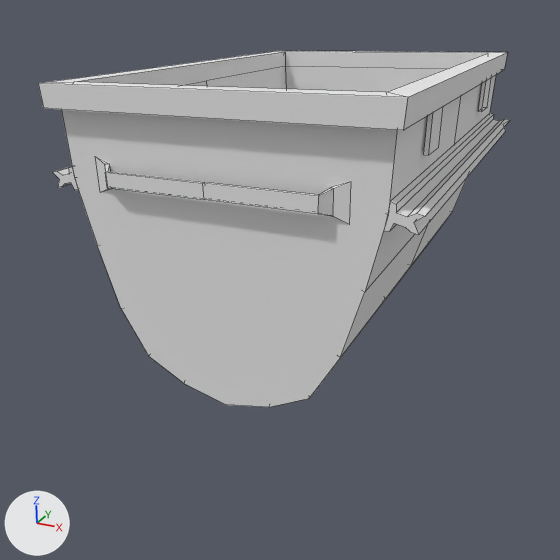
The Blender file oldgoldmine-scene/Cart/cart_iron_gameReady.blend: old version first, new version second.
Rendered twice from the file's camera 'Camera'. The lights are fixed; the arrows at lower left show +X, +Y and +Z. Mesh edges are drawn as thin lines.

The scene before the commit, as lines of its bpy script (objects in view):
```python
mat_material = diffuse_material('Material')
mat_material.base_color = (0.8, 0.8, 0.8)  # white #e7e7e7
me_body_010 = bpy.data.meshes.new('Body.010')
me_body_010.from_pydata(...)  # 226 vertices, 209 faces, 1 loose edge; spans x -1.46..1.46, y -1.38..1.04, z -1.93..1.93
me_body_010.materials.append(mat_material)  # white #e7e7e7
ob_body_001 = bpy.data.objects.new('Body.001', me_body_010)
ob_body_001.location = (0.0, 0.0, 0.75)
ob_body_001.rotation_euler = (1.571, 0.0, 0.0)  # degrees (90, 0, 0)
```
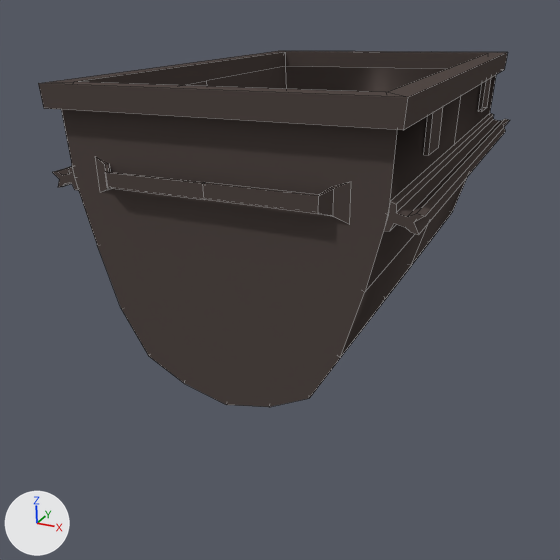
Diff of the bpy script that builds the scene:
```diff
--- a/oldgoldmine-scene/Cart/cart_iron_gameReady.blend.py
+++ b/oldgoldmine-scene/Cart/cart_iron_gameReady.blend.py
@@ mat_material @@
 mat_material = diffuse_material('Material')
-mat_material.base_color = (0.8, 0.8, 0.8)  # white #e7e7e7
+mat_material.base_color = (0.0871, 0.0682, 0.0624)  # dark grey #534a47
@@ me_body_010 @@
 # used by ob_body_001; location = (0.0, 0.0, 0.75); rotation_euler = (1.571, 0.0, 0.0), in degrees (90, 0, 0)
-me_body_010.from_pydata(...)  # 226 vertices, 209 faces, 1 loose edge; spans x -1.46..1.46, y -1.38..1.04, z -1.93..1.93
+me_body_010.from_pydata(...)  # 226 vertices, 210 faces; spans x -1.46..1.46, y -1.38..1.04, z -1.93..1.93
+# me_body_010 part 1: 50 kept faces spanning x -1.26..1.26, y -1.38..0.88, z -1.83..1.83 are now shaded smooth
 me_body_010.materials.append(mat_material)
```

Changed parts and their boxes (x1, y1, x2, y2) in the pictures (560 x 560 px):
'Body.001', recoloured, reshaped
    both: (38, 51, 510, 407)
part 1 of me_body_010, shading changed
    both: (186, 66, 496, 395)
